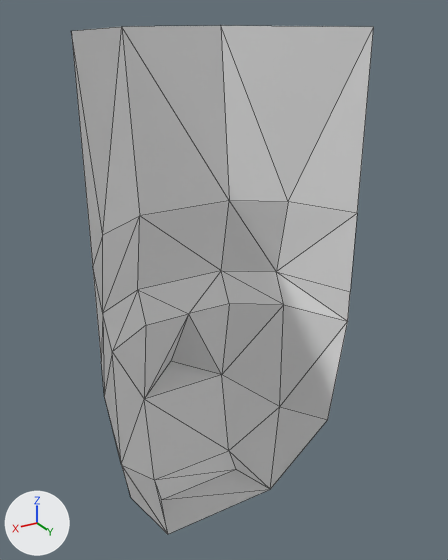
Renders of the OBJ model teardown/wwf-no-mercy/models/face/model_13F4.obj from each side of a commit.
The view is the same before and after, from a camera (50 mm lens) standing at (16.4, 19.7, 33.6) and looking at (-1.4, -10.0, 18.8). Arrows for +X, +Y and +Z are at lower left; the lights stay in place. The older version comes first. Mesh edges are drawn as thin lines. Where no turn or scale is listed for an object, it has been applied to the vertices.

In view in the first picture: 'model_13F4'.
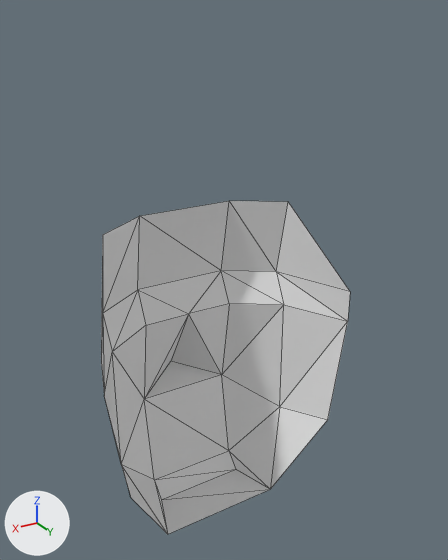
The change, as a diff of the scene's bpy script:
```diff
--- a/teardown/wwf-no-mercy/models/face/model_13F4.obj.py
+++ b/teardown/wwf-no-mercy/models/face/model_13F4.obj.py
@@ me_model_13f4 @@
 # used by ob_model_13f4
 # verts and faces of me_model_13f4; kept vertices keep their numbers, new ones are numbered from 36
 # before: 16 (6.0, -11.0, 18.0) at pixel (102, 313), 18 (-8.0, -6.0, 23.0) at pixel (357, 213), 19 (-6.0, -10.0, 23.0) at pixel (288, 201), 20 (-3.0, -13.0, 33.0) at pixel (220, 25), 21 (-8.0, -6.0, 33.0) at pixel (373, 26)
 # before: 22 (-3.0, -12.0, 23.0) at pixel (229, 200), 23 (6.0, -10.0, 23.0) at pixel (102, 234), 24 (8.0, -6.0, 33.0) at pixel (71, 30), 25 (3.0, -13.0, 33.0) at pixel (121, 26), 26 (3.0, -12.0, 23.0) at pixel (139, 215)
 # before: 27 (8.0, -6.0, 23.0) at pixel (92, 266), 28 (-6.0, -11.0, 18.0) at pixel (276, 271), 33 (8.0, -6.0, 18.0) at pixel (101, 361), 34 (-8.0, -6.0, 18.0) at pixel (350, 291)
-me_model_13f4.from_pydata(...)  # 36 vertices, 56 faces; spans x -8.0..8.0, y -15.0..-6.0, z 3.0..33.0
+me_model_13f4.from_pydata(...)  # 30 vertices, 46 faces; spans x -8.0..8.0, y -15.0..-6.0, z 3.0..23.0
+# me_model_13f4 part 1
+delete_vertices([18, 20, 21, 24, 25, 27])  # with the faces that use them
+faces += [(16, 33, 23), (19, 34, 28)]
```

Where the change shows, as pixel boxes (x1, y1, x2, y2) in the pictures (448 x 560 px):
'model_13F4', reshaped (17% narrower, 35% shorter): before (72, 25, 374, 534); after (101, 201, 350, 534)
part 1 of me_model_13f4, cut back: before (72, 25, 374, 355); after (101, 202, 350, 351)
